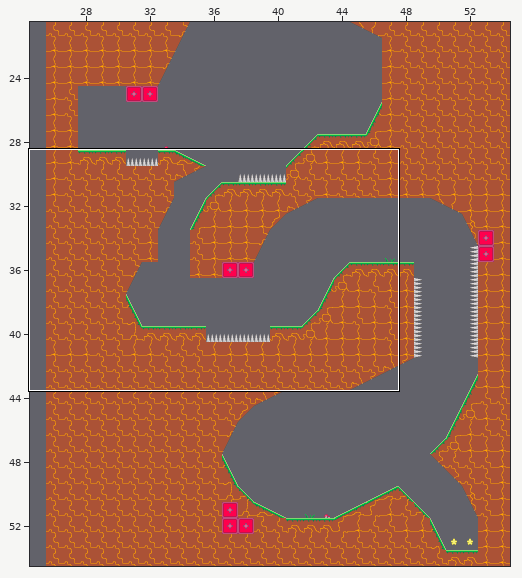
Tiled map, stored at assets-private/tiled/levels/044.tmx. Above: a wide view before the commit, with the close-up outlined.
Close-up. Old version:
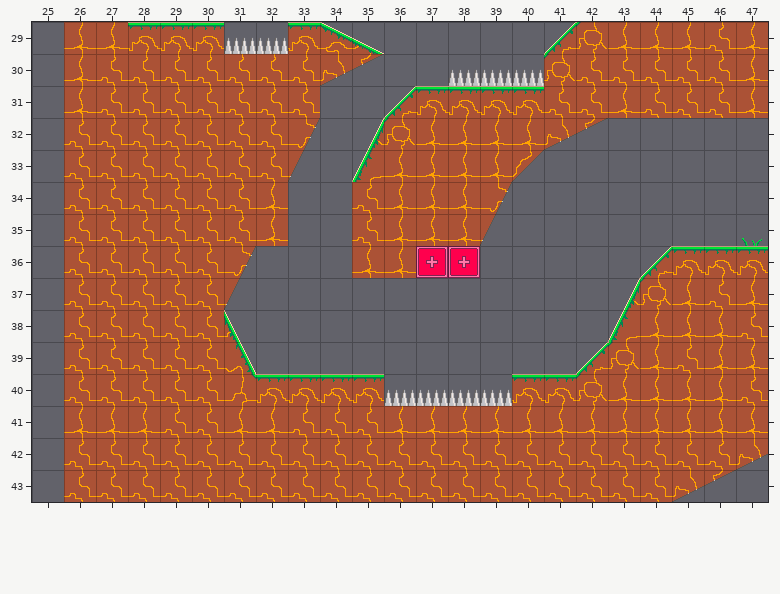
Cells are 32x32 px. Shown: x 25..47, y 29..43.
The same view after the edit:
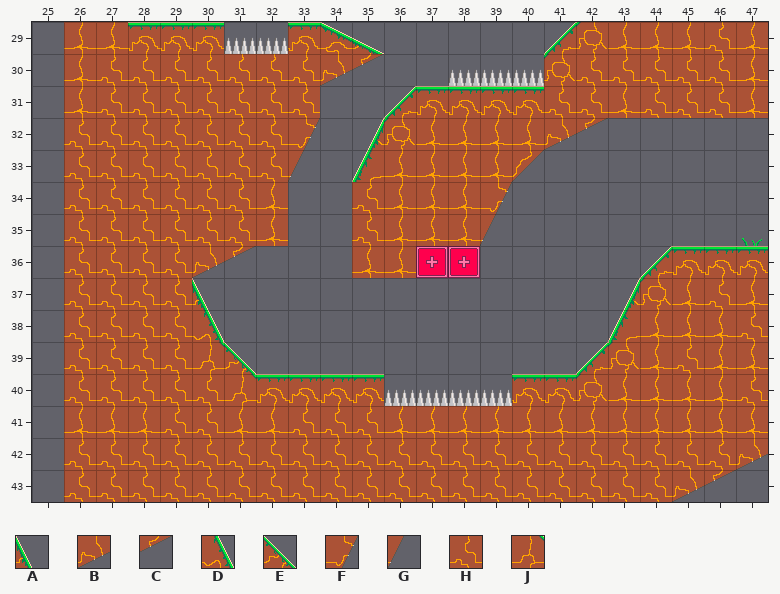
Key: from "tileset": A 5, B 8, C 9, D 11, E 15, F 17, G 23, H 32, J 33.
_ is an empty cell.
Changes in this commit:
Layer "tiles":
y 36: x 30..31 HF -> BC
y 37: x 30..31 HG -> A_
y 38: x 30..31 HA -> D_
y 39: x 30..31 HD -> JE
